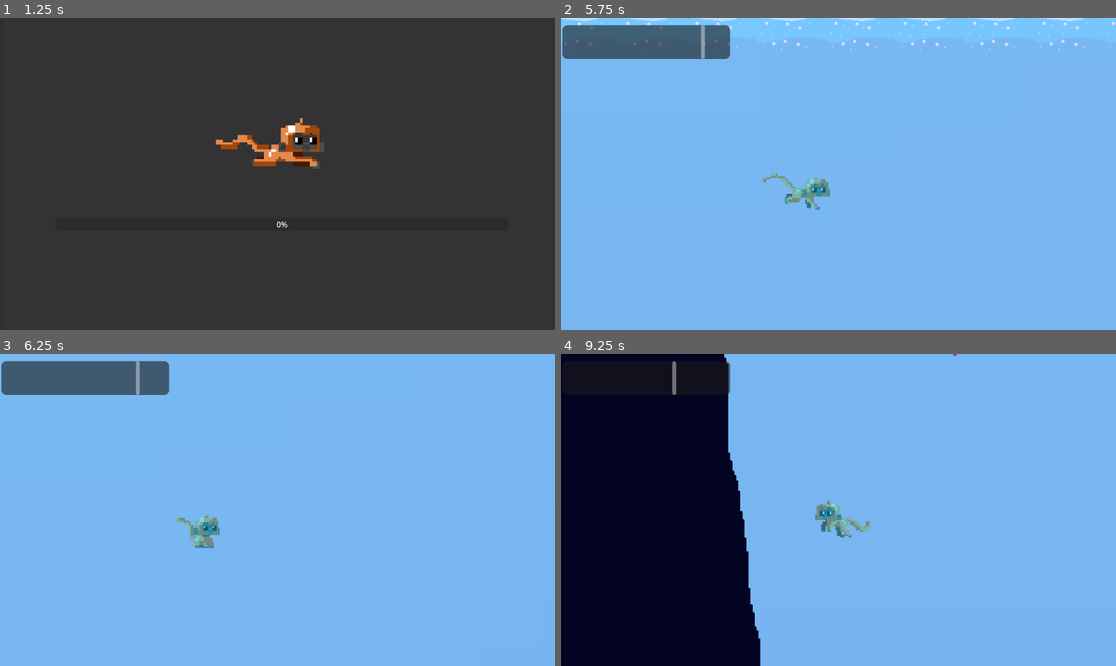
Above: before the commit, frames 1-4 (two rows, left to right).
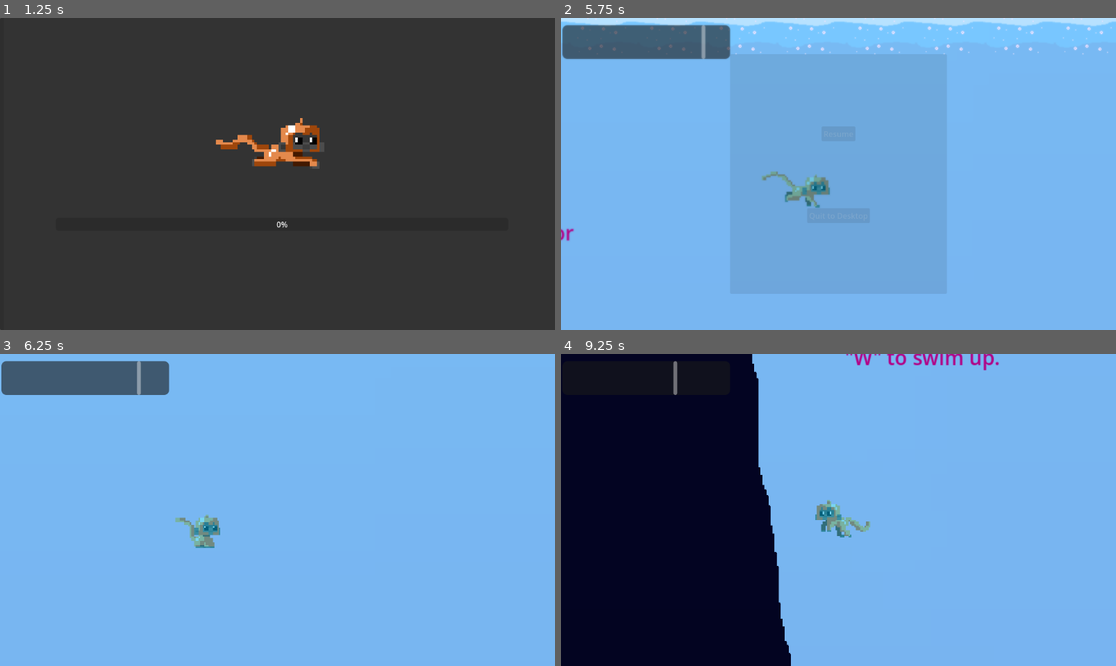
Above: after the commit, the same moments.

Repository: CYPUT3R/OceanSurvivorGame
Game: Godot game, scene res://Scenes/menu.tscn
Same seed, same stepped clock (60 frames per second), same inputs: the game is played once before the commit and once after it. The engine's default icon, where the game draws it, is replaced by a stand-in: a white triangle on a blue panel in a dark square.
Inputs (mouse positions are in pixels of both pictures, inside the frame that each line leads up to):
- Up to frame 1 (1.25 s): click "START" at 0.5 s
- Up to frame 2 (5.75 s): click "START" at 1.25 s; tap Enter (ui_accept) at 2, 2.27, 3.02, 4.52, 5.27 s; hold Right (ui_right) 2.03-3.53 s; hold Left (ui_left) 3.53-4.28 s; hold Right (ui_right) from 4.28 s (still down); tap Escape (esc, bound only after the commit) at 5.65 s
- Up to frame 3 (6.25 s): release Right (ui_right) at 5.75 s; click (277, 469) at 5.75 s, where only the run after the commit has a clickable "Resume"
- Up to frame 4 (9.25 s): hold Left (ui_left) 6.53-7.28 s; tap Enter (ui_accept) at 6.77, 8.27, 9.02 s; hold Right (ui_right) 7.28-8.03 s; hold Left (ui_left) from 8.03 s (still down)

Frame 1 is identical in both runs. In frame 2, 3.5% of the frame differs, in the area x 0-100%, y 0-72%; in frame 3, 0.1%; in frame 4, 5.8%, in the area x 20-79%, y 0-100%.

Commit message:
pause menu

Diff:
--- a/Scenes/main_game.tscn
+++ b/Scenes/main_game.tscn
@@ -1,14 +1,15 @@
-[gd_scene load_steps=12 format=3 uid="uid://ieou5r01go2o"]
+[gd_scene load_steps=13 format=3 uid="uid://ieou5r01go2o"]
 
 [ext_resource type="PackedScene" uid="uid://dobma144mw8io" path="res://Scenes/level.tscn" id="1_rbt25"]
+[ext_resource type="PackedScene" uid="uid://cinl3buwwrfb1" path="res://Scenes/bottle.tscn" id="2_aurxt"]
 [ext_resource type="PackedScene" uid="uid://b88y4q5kr6f5a" path="res://Scenes/player.tscn" id="2_cjqec"]
 [ext_resource type="PackedScene" uid="uid://jjoe4osx0ex" path="res://Scenes/chest.tscn" id="5_maht5"]
 [ext_resource type="PackedScene" uid="uid://bquentrbl7i6e" path="res://Scenes/jellyfish.tscn" id="6_m4vep"]
 [ext_resource type="PackedScene" uid="uid://cy4b63aampk3u" path="res://Scenes/key.tscn" id="7_22mfo"]
 [ext_resource type="PackedScene" uid="uid://csnl0lo3yk1m0" path="res://Scenes/camera_2d.tscn" id="7_g10vv"]
-[ext_resource type="PackedScene" uid="uid://cinl3buwwrfb1" path="res://bottle.tscn" id="8_bfhws"]
 [ext_resource type="Texture2D" uid="uid://bd6p14t8c87ii" path="res://Art/sun.jpg" id="8_cg02v"]
 [ext_resource type="Texture2D" uid="uid://d3nysscs3d7qg" path="res://Art/Dark_Souls_You_Died_Screen_-_Completely_Black_Screen_0-2_screenshot.jpg" id="9_kecls"]
+[ext_resource type="PackedScene" uid="uid://d2rukkmmk2b8y" path="res://Scenes/pause.tscn" id="10_scp1o"]
 
 [sub_resource type="LabelSettings" id="LabelSettings_8xdw5"]
 font_size = 28
@@ -26,8 +27,8 @@
 [node name="jellyfish" parent="." instance=ExtResource("6_m4vep")]
 position = Vector2(1625, 1126)
 
-[node name="bottle" parent="." instance=ExtResource("8_bfhws")]
-position = Vector2(1734, 728)
+[node name="bottle" parent="." instance=ExtResource("2_aurxt")]
+position = Vector2(1732, 727)
 
 [node name="Player" parent="." instance=ExtResource("2_cjqec")]
 position = Vector2(1765, 268)
@@ -47,7 +48,7 @@
 position = Vector2(1541, 421)
 
 [node name="PointLight2D" type="PointLight2D" parent="."]
-position = Vector2(1468, -4703)
+position = Vector2(2424, -4770)
 scale = Vector2(14.7361, 11.4378)
 color = Color(0.988235, 1, 0.827451, 1)
 energy = 0.85
@@ -138,3 +139,5 @@
 position = Vector2(576, 324)
 scale = Vector2(0.6, 0.6)
 texture = ExtResource("9_kecls")
+
+[node name="Pause" parent="CanvasLayer" instance=ExtResource("10_scp1o")]
--- /dev/null
+++ b/Scenes/pause.tscn
@@ -0,0 +1,137 @@
+[gd_scene load_steps=7 format=3 uid="uid://d2rukkmmk2b8y"]
+
+[ext_resource type="Script" path="res://Scripts/pause.gd" id="1_lvg4x"]
+[ext_resource type="Shader" path="res://Shaders/pause.gdshader" id="2_51sie"]
+
+[sub_resource type="ShaderMaterial" id="ShaderMaterial_61xeo"]
+shader = ExtResource("2_51sie")
+shader_parameter/lod = 0.0
+
+[sub_resource type="Animation" id="Animation_cx0ut"]
+length = 0.001
+tracks/0/type = "value"
+tracks/0/imported = false
+tracks/0/enabled = true
+tracks/0/path = NodePath("ColorRect:material:shader_parameter/lod")
+tracks/0/interp = 1
+tracks/0/loop_wrap = true
+tracks/0/keys = {
+"times": PackedFloat32Array(0),
+"transitions": PackedFloat32Array(1),
+"update": 0,
+"values": [0.0]
+}
+tracks/1/type = "value"
+tracks/1/imported = false
+tracks/1/enabled = true
+tracks/1/path = NodePath("Panel:modulate")
+tracks/1/interp = 1
+tracks/1/loop_wrap = true
+tracks/1/keys = {
+"times": PackedFloat32Array(0),
+"transitions": PackedFloat32Array(1),
+"update": 0,
+"values": [Color(1, 1, 1, 0)]
+}
+
+[sub_resource type="Animation" id="Animation_gn74f"]
+resource_name = "blur"
+length = 0.3
+tracks/0/type = "value"
+tracks/0/imported = false
+tracks/0/enabled = true
+tracks/0/path = NodePath("ColorRect:material:shader_parameter/lod")
+tracks/0/interp = 1
+tracks/0/loop_wrap = true
+tracks/0/keys = {
+"times": PackedFloat32Array(0, 0.3),
+"transitions": PackedFloat32Array(1, 1),
+"update": 0,
+"values": [0.0, 2.844]
+}
+tracks/1/type = "value"
+tracks/1/imported = false
+tracks/1/enabled = true
+tracks/1/path = NodePath("Panel:modulate")
+tracks/1/interp = 1
+tracks/1/loop_wrap = true
+tracks/1/keys = {
+"times": PackedFloat32Array(0, 0.3),
+"transitions": PackedFloat32Array(1, 1),
+"update": 0,
+"values": [Color(1, 1, 1, 0), Color(1, 1, 1, 1)]
+}
+
+[sub_resource type="AnimationLibrary" id="AnimationLibrary_58ge1"]
+_data = {
+"RESET": SubResource("Animation_cx0ut"),
+"blur": SubResource("Animation_gn74f")
+}
+
+[node name="Pause" type="Control"]
+process_mode = 3
+layout_mode = 3
+anchors_preset = 15
+anchor_right = 1.0
+anchor_bottom = 1.0
+grow_horizontal = 2
+grow_vertical = 2
+script = ExtResource("1_lvg4x")
+
+[node name="ColorRect" type="ColorRect" parent="."]
+material = SubResource("ShaderMaterial_61xeo")
+layout_mode = 0
+offset_right = 1157.0
+offset_bottom = 652.0
+
+[node name="Panel" type="Panel" parent="."]
+modulate = Color(1, 1, 1, 0)
+layout_mode = 1
+anchors_preset = 8
+anchor_left = 0.5
+anchor_top = 0.5
+anchor_right = 0.5
+anchor_bottom = 0.5
+offset_left = -225.0
+offset_top = -249.0
+offset_right = 225.0
+offset_bottom = 249.0
+grow_horizontal = 2
+grow_vertical = 2
+
+[node name="resume" type="Button" parent="Panel"]
+layout_mode = 2
+offset_left = 190.0
+offset_top = 150.0
+offset_right = 260.0
+offset_bottom = 181.0
+size_flags_horizontal = 4
+size_flags_vertical = 0
+disabled = true
+text = "Resume"
+
+[node name="quit_out" type="Button" parent="Panel"]
+layout_mode = 1
+anchors_preset = 8
+anchor_left = 0.5
+anchor_top = 0.5
+anchor_right = 0.5
+anchor_bottom = 0.5
+offset_left = -65.0
+offset_top = 71.0
+offset_right = 65.0
+offset_bottom = 102.0
+grow_horizontal = 2
+grow_vertical = 2
+size_flags_horizontal = 4
+size_flags_vertical = 0
+disabled = true
+text = "Quit to Desktop"
+
+[node name="AnimationPlayer" type="AnimationPlayer" parent="."]
+libraries = {
+"": SubResource("AnimationLibrary_58ge1")
+}
+
+[connection signal="pressed" from="Panel/resume" to="." method="_on_resume_pressed"]
+[connection signal="pressed" from="Panel/quit_out" to="." method="_on_quit_out_pressed"]
--- /dev/null
+++ b/Scripts/pause.gd
@@ -0,0 +1,35 @@
+extends Control
+
+var paused = false
+
+func _ready():
+	$AnimationPlayer.play("RESET")
+
+func resume():
+	get_tree().paused = false
+	paused = false
+	$AnimationPlayer.play_backwards("blur")
+	print("t")
+	$Panel/resume.disabled = true
+	$Panel/quit_out.disabled = true
+
+func pause():
+	get_tree().paused = true
+	paused = true
+	print("f")
+	$AnimationPlayer.play("blur")
+	$Panel/resume.disabled = false
+	$Panel/quit_out.disabled = false
+
+func testEsc():
+	if Input.is_action_pressed("esc") and paused == false:
+		pause()
+
+func _on_resume_pressed():
+	resume()
+
+func _on_quit_out_pressed():
+	get_tree().quit()
+
+func _process(delta):
+	testEsc()
--- a/Scripts/player.gd
+++ b/Scripts/player.gd
@@ -27,6 +27,7 @@
 func _physics_process(delta):
 	if is_dead == false:
 
+
 		#Recieve input
 		var direction = Input.get_axis("ui_left", "ui_right")
 
@@ -43,7 +44,6 @@
 			velocity.y = clampf(velocity.y + (gravity * delta * swim_gravity), -10000, swim_velocity_cap)
 
 			swim_movement(delta, direction)
-
 
 		flip(direction)
 
--- /dev/null
+++ b/Shaders/pause.gdshader
@@ -0,0 +1,10 @@
+shader_type canvas_item;
+uniform sampler2D SCREEN_TEXTURE: hint_screen_texture, filter_linear_mipmap;
+
+uniform float lod: hint_range(0.0, 5) = 0.0;
+
+void fragment(){
+	vec4 color = texture(SCREEN_TEXTURE, SCREEN_UV, lod);
+	COLOR = color;
+
+}
--- /dev/null
+++ b/pause.gdshader
@@ -0,0 +1,10 @@
+shader_type canvas_item;
+uniform sampler2D SCREEN_TEXTURE: hint_screen_texture, filter_linear_mipmap;
+
+uniform float lod: hint_range(0.0, 5) = 0.0;
+
+void fragment(){
+	vec4 color = texture(SCREEN_TEXTURE, SCREEN_UV, lod);
+	COLOR = color;
+
+}
--- a/project.godot
+++ b/project.godot
@@ -68,6 +68,11 @@
 "events": [Object(InputEventMouseButton,"resource_local_to_scene":false,"resource_name":"","device":-1,"window_id":0,"a …(258 unchanged characters)…
 ]
 }
+esc={
+"deadzone": 0.5,
+"events": [Object(InputEventKey,"resource_local_to_scene":false,"resource_name":"","device":-1,"window_id":0,"alt_pressed":false,"shift_pressed":false,"ctrl_pressed":false,"meta_pressed":false,"pressed":false,"keycode":0,"physical_keycode":4194305,"key_label":0,"unicode":0,"echo":false,"script":null)
+]
+}
 
 [layer_names]
 
